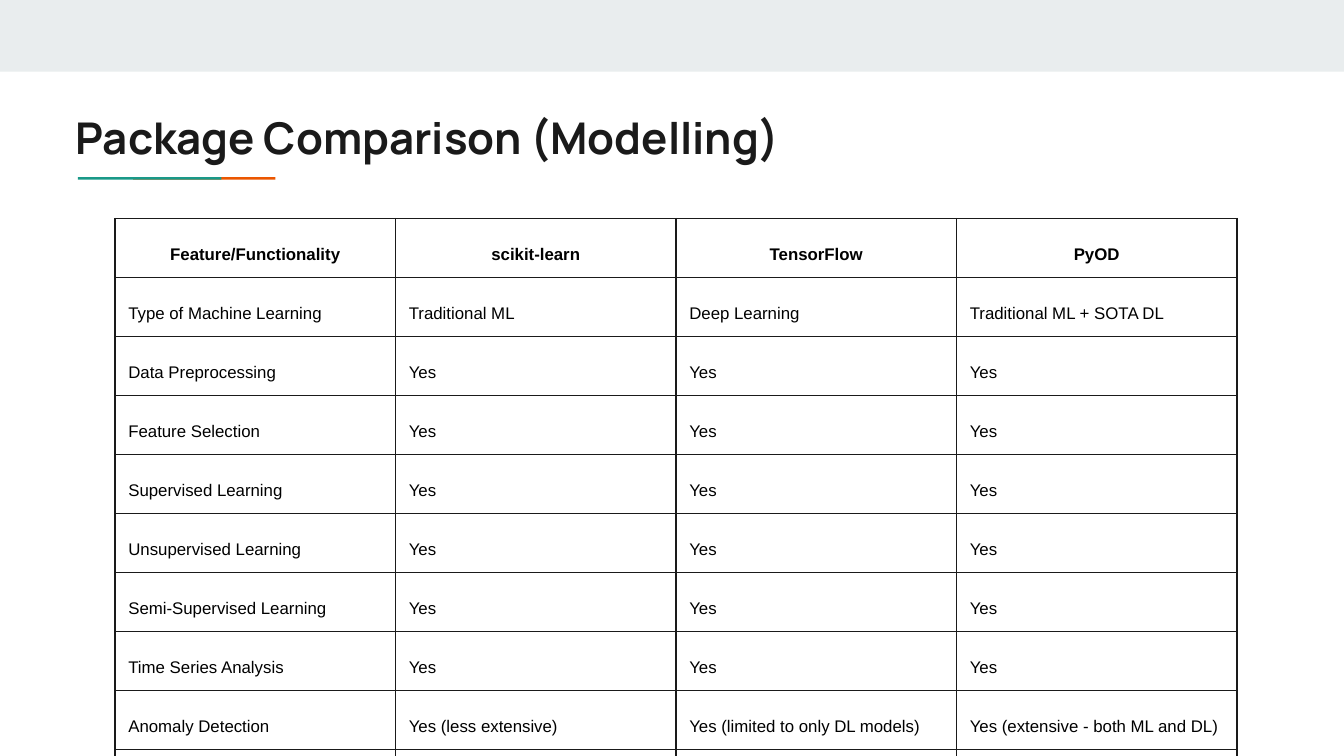
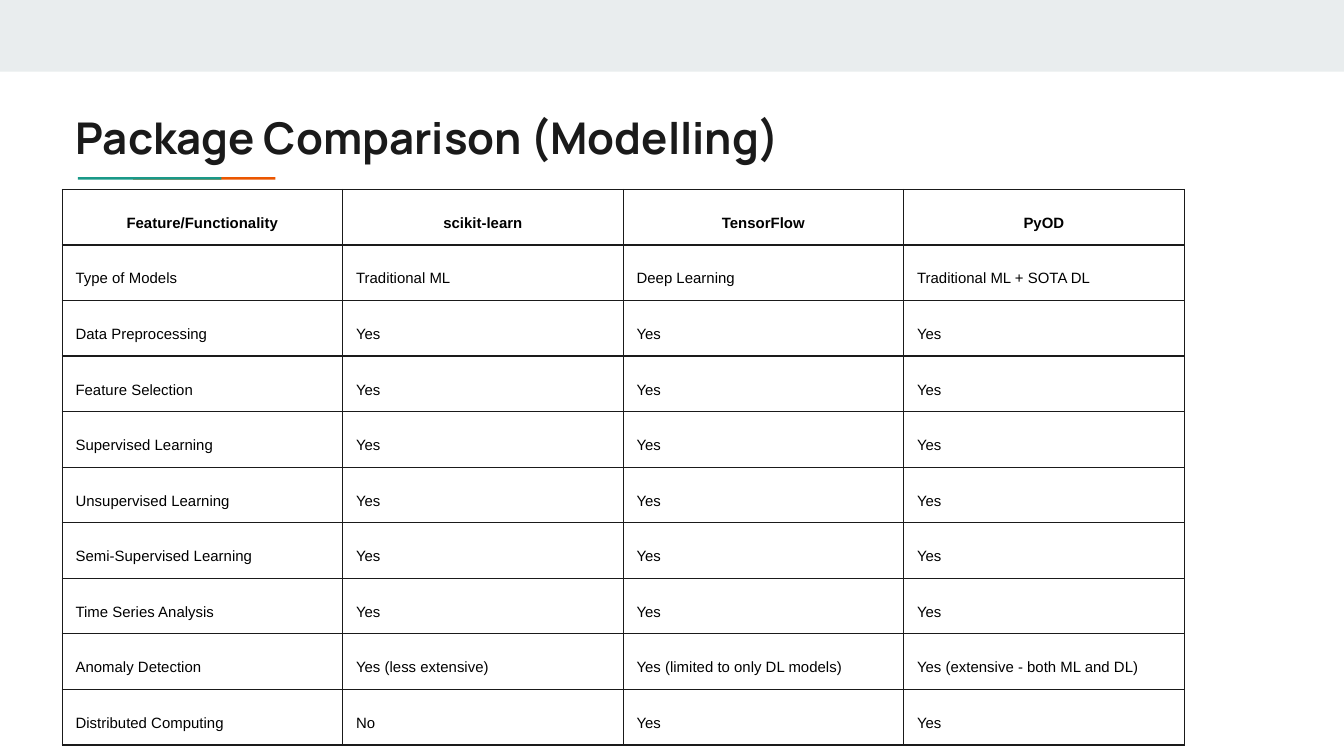
Before and after one commit to sagnikgh1899/FraudDetection, a slide deck: slide 6 of doc/Technology_Review_Medical_Provider_Fraud.pptx. Drawn at 1344x756 pixels with LibreOffice and Linux fonts; fonts in the diff are those of the drawing. Boxes give left, top, right and bottom in pixels: in the first picture for what was removed or moved away, otherwise in the second. Text is boxed around its words. In the diff, an @@ line names an element or a change of style, - is before the commit and + after.

```diff
--- a/doc/Technology_Review_Medical_Provider_Fraud.pptx
+++ b/doc/Technology_Review_Medical_Provider_Fraud.pptx
@@ table at (62, 190, 1185, 735) @@
-row 2, column 1: Type of Machine Learning
+row 2, column 1: Type of Models
@@ size 9 to 8 pt @@
@@ table: place and size @@
-table at (116, 219, 1239, 740)
+table at (62, 190, 1185, 735)
```
Also in this commit, not shown: 10 other slides changed, 1 slide removed.
